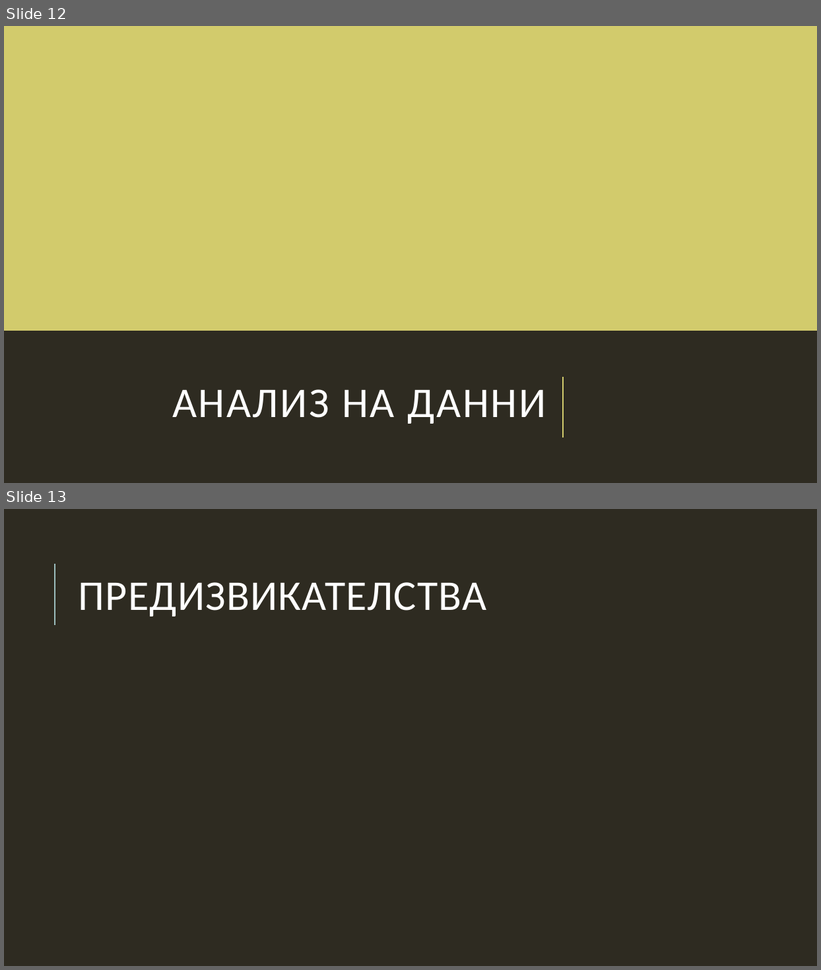
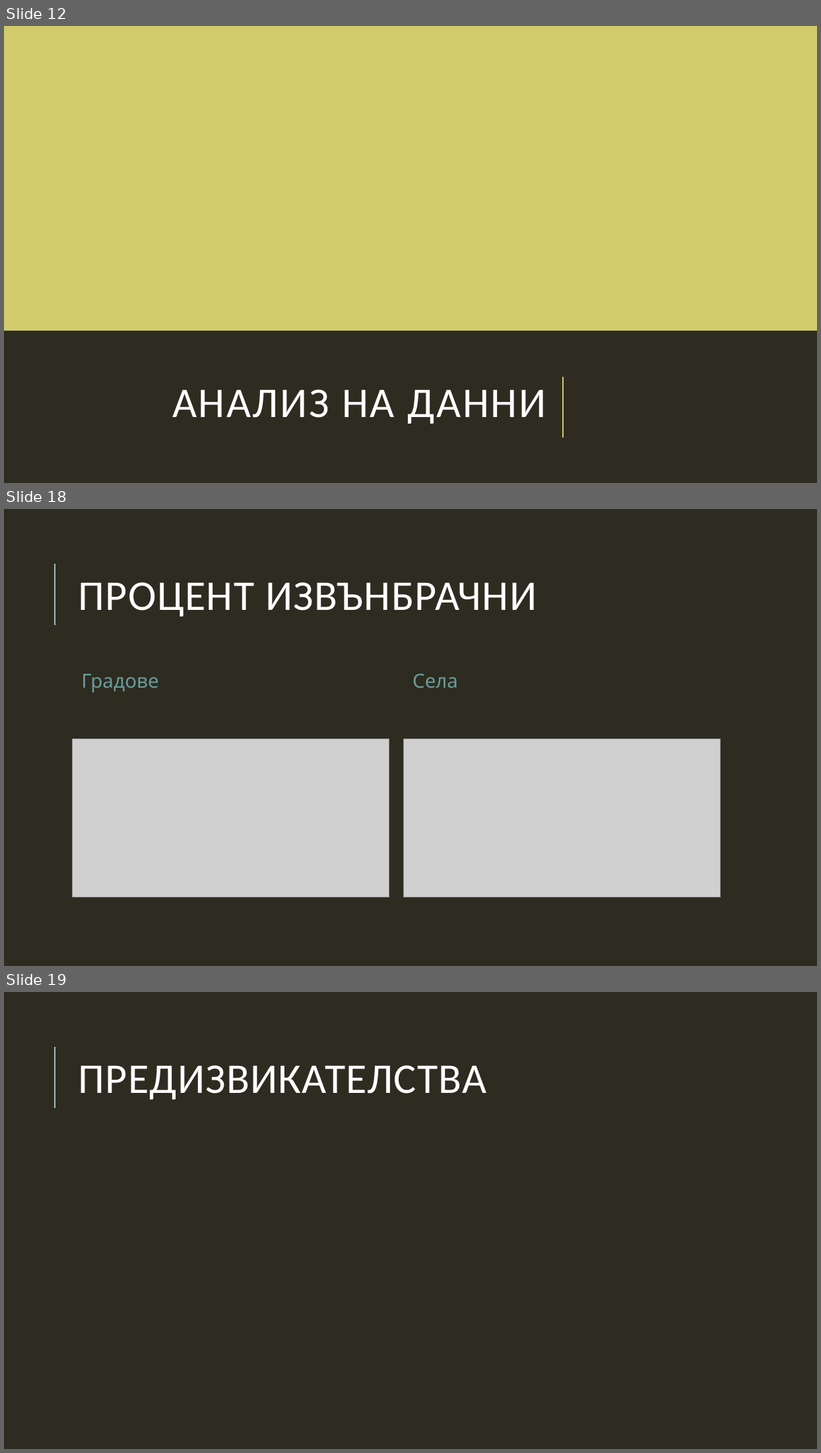
Before and after one commit to sarabadjieva/MITM322_DataMining, a slide deck: Анализ.pptx. Shown one above the other, each under a label of ours: slides 12 and 13 before the commit, slides 12, 18 and 19 after it; the slides between them are not shown. The pictures are 821x970 and 821x1453 pixels, drawn with LibreOffice and Linux fonts; fonts in the diff are those of the drawing; grey boxes stand for pictures. Boxes give left, top, right and bottom in pixels: in the first picture for what was removed or moved away, otherwise in the second. Text is boxed around its words. In the diff, an @@ line names an element or a change of style, - is before the commit and + after.

```diff
--- a/Анализ.pptx
+++ b/Анализ.pptx
@@ slide 18 added at bbox=[4, 509, 817, 966], background #2E2B21; not listed: 1 template element that a slide beside it also shows @@
@@ title added at bbox=[79, 582, 537, 617], 50 pt, text #FFFFFF @@
+ПРОЦЕНТ ИЗВЪНБРАЧНИ
@@ text added at bbox=[81, 674, 158, 692], 23 pt, text #689C9A @@
+Градове
@@ text added at bbox=[413, 674, 458, 688], 23 pt, text #689C9A @@
+Села
@@ picture added at bbox=[73, 739, 389, 898] @@
@@ picture added at bbox=[403, 739, 721, 898] @@
@@ what was slide 13 is now slide 19 @@
```
Also in this commit, not shown: 5 other slides added, 17 other files.
